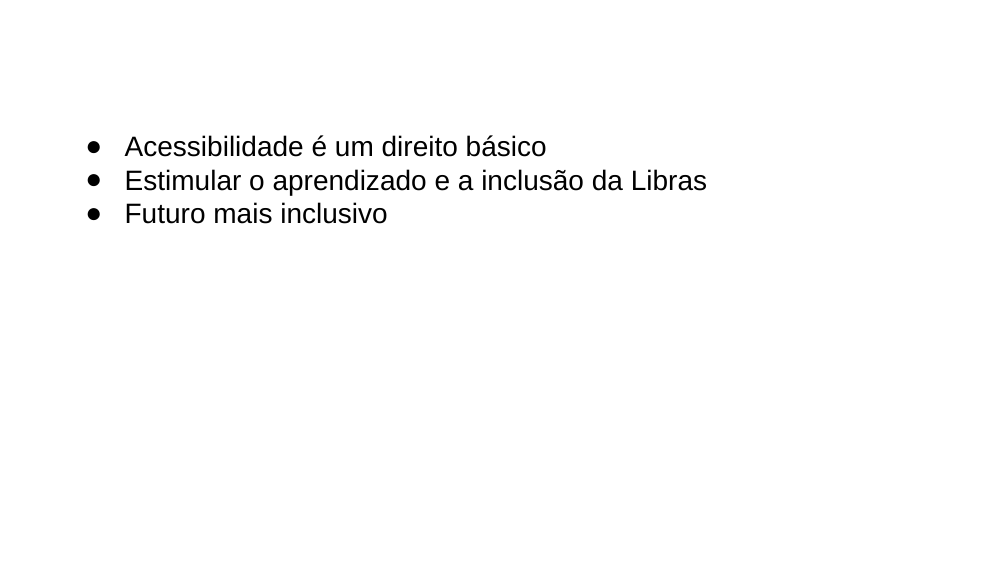
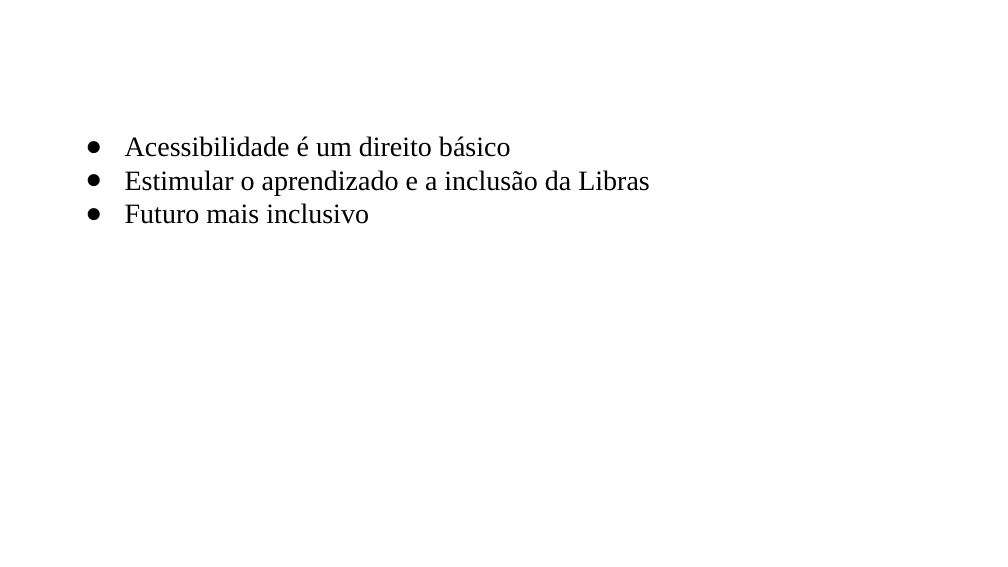
Before and after one commit to NicolasSuzuki/Sing-Language-Translate, a slide deck: slide 3 of Cópia de presentation_template_WIA.pptx. Drawn at 1008x567 pixels with LibreOffice and Linux fonts; fonts in the diff are those of the drawing; background and template pictures are left out. Boxes give left, top, right and bottom in pixels: in the first picture for what was removed or moved away, otherwise in the second. Text is boxed around its words. In the diff, an @@ line names an element or a change of style, - is before the commit and + after.

```diff
--- a/Cópia de presentation_template_WIA.pptx
+++ b/Cópia de presentation_template_WIA.pptx
@@ text "Acessibilidade é um direito básico" at (x1=125, y1=136, x2=650, y2=224): font Arial to Times New Roman @@
```
Also in this commit, not shown: 6 other slides changed, 2 slides added, 4 slides removed.
